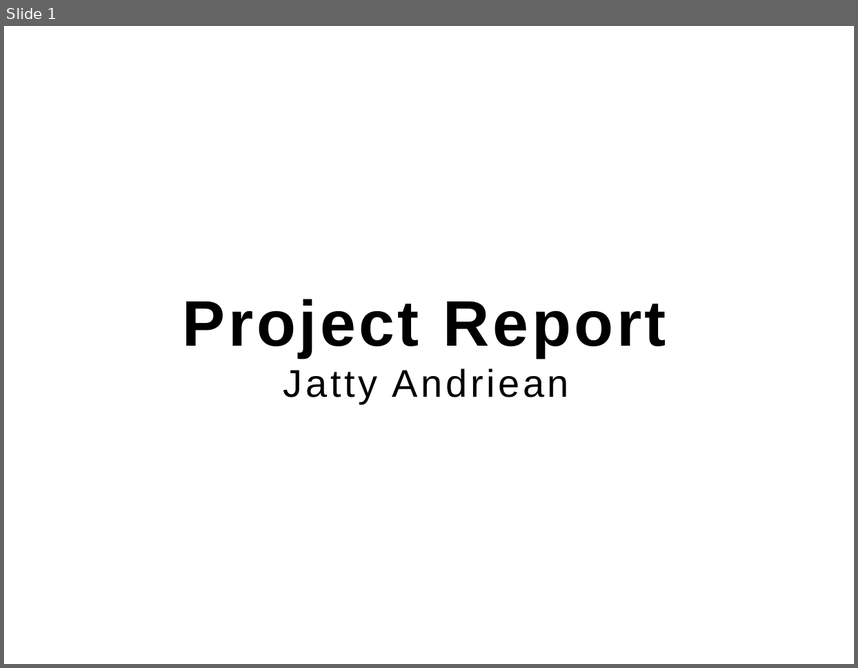
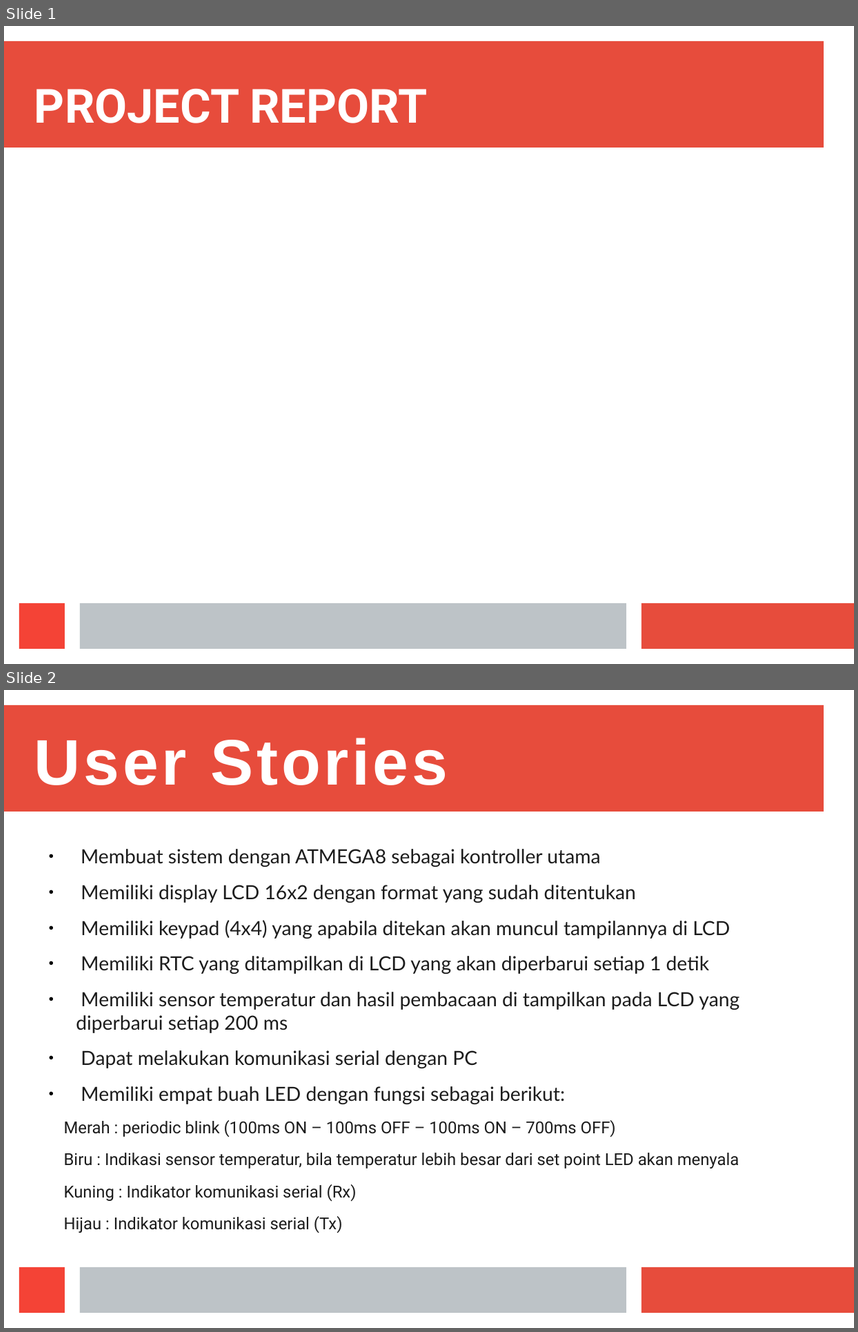
Before and after one commit to jandriea/interfacing-with-atmega8, a slide deck: Project Report.odp. Shown one above the other, each under a label of ours: slide 1 before the commit, slides 1 and 2 after it. The pictures are 858x668 and 858x1332 pixels, drawn with LibreOffice and Linux fonts; fonts in the diff are those of the drawing. Boxes give left, top, right and bottom in pixels: in the first picture for what was removed or moved away, otherwise in the second. Text is boxed around its words. In the diff, an @@ line names an element or a change of style, - is before the commit and + after.

Commit message:
Modified report

```diff
--- a/Project Report.odp
+++ b/Project Report.odp
@@ slide 2 added at bbox=[4, 690, 854, 1328], background #FFFFFF; not listed: 4 template elements that a slide beside it also shows @@
@@ title added at bbox=[34, 738, 448, 785], 60 pt, text #FFFFFF, bold @@
+User Stories
@@ text added at bbox=[64, 849, 740, 1232], 18.2 pt, text #1C1C1C @@
+● Membuat sistem dengan ATMEGA8 sebagai kontroller utama
+● Memiliki display LCD 16x2 dengan format yang sudah ditentukan
+● Memiliki keypad (4x4) yang apabila ditekan akan muncul tampilannya di LCD
+● Memiliki RTC yang ditampilkan di LCD yang akan diperbarui setiap 1 detik
+● Memiliki sensor temperatur dan hasil pembacaan di tampilkan pada LCD yang diperbarui setiap 200 ms
+● Dapat melakukan komunikasi serial dengan PC
+● Memiliki empat buah LED dengan fungsi sebagai berikut:
+  Merah : periodic blink (100ms ON – 100ms OFF – 100ms ON – 700ms OFF)
+  Biru : Indikasi sensor temperatur, bila temperatur lebih besar dari set point LED akan menyala
+  Kuning : Indikator komunikasi serial (Rx)
+  Hijau : Indikator komunikasi serial (Tx)
@@ slide 1 changed as well @@
@@ rectangle added at bbox=[4, 41, 824, 148], fill #E74C3C @@
@@ title "PROJECT REPORT" at bbox=[34, 88, 427, 123]: vertical alignment middle to bottom @@
@@ title at bbox=[34, 88, 427, 123]: text changed; size 60 to 44 pt; font Arial to Roboto; text colour #000000 to #FFFFFF @@
-Project Report
-Jatty Andriean
+PROJECT REPORT
@@ rectangle added at bbox=[19, 603, 65, 648], fill #F44336 @@
@@ rectangle added at bbox=[80, 603, 626, 648], fill #BDC3C7 @@
@@ rectangle added at bbox=[642, 603, 854, 648], fill #E74C3C @@
```
Also in this commit, not shown: 1 other slide changed, 2 other slides added, 3 slides removed.
